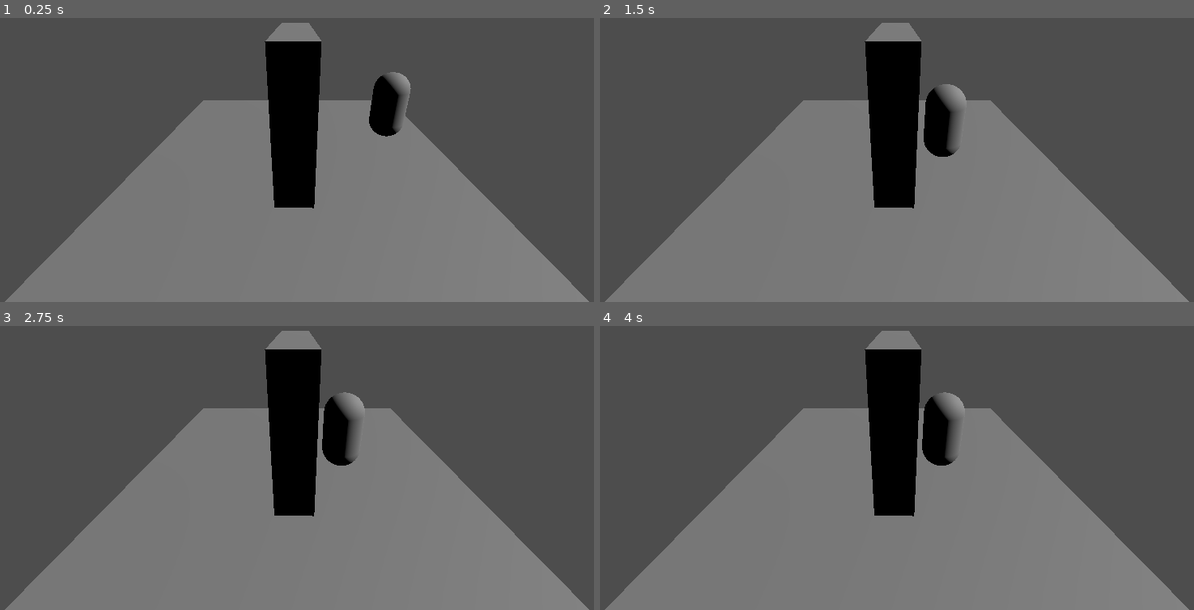
Above: before the commit, frames 1-4 (two rows, left to right).
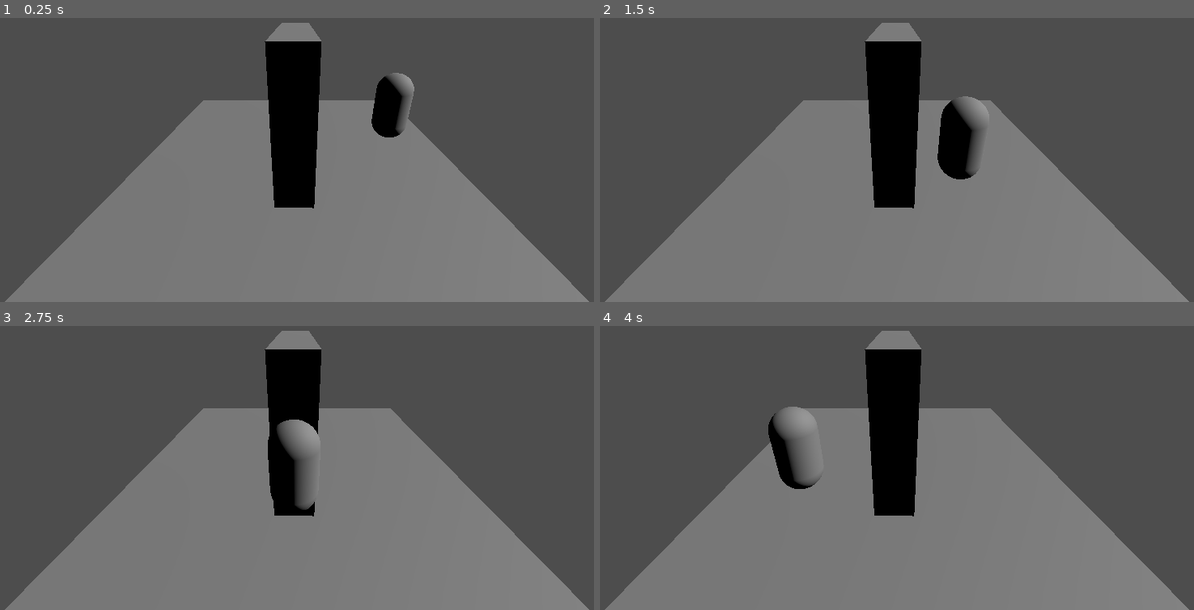
Above: after the commit, the same moments.

Repository: MrDragonMister/Raid_And_Rescue
Game: Godot game, scene res://scenes/test.tscn
Same seed, same stepped clock (60 frames per second), same inputs: the game is played once before the commit and once after it. This scene is started directly instead of the project's main scene.
Inputs (mouse positions are in pixels of both pictures, inside the frame that each line leads up to):
- Up to frame 1 (0.25 s): no input
- Up to frame 2 (1.5 s): move the mouse to (1033, 103) at 0.52 s; hold D (move_right) 0.53-1.28 s; click (1033, 103) at 0.6 s; tap Space (jump) at 0.77 s; move the mouse to (760, 140) at 1.27 s; hold S (move_backwards) from 1.28 s (still down); tap Shift (crouch) at 1.35 s
- Up to frame 3 (2.75 s): tap Space (jump) at 1.52 s; move the mouse to (356, 348) at 2.02 s; release S (move_backwards) at 2.03 s; hold D (move_right) from 2.03 s (still down); right-click (356, 348) at 2.1 s
- Up to frame 4 (4 s): move the mouse to (855, 502) at 2.77 s; release D (move_right) at 2.78 s; hold W (move_forwards) 2.78-3.53 s; tap C (spawn enemy) at 2.85 s; tap Space (jump) at 3.02, 3.77 s; move the mouse to (1081, 482) at 3.52 s; hold A (move_left) from 3.53 s (still down); click (1081, 482) at 3.6 s

The runs differ from the first frame. In frame 1, 0.5% of the frame differs, in the area x 62-70%, y 19-43%; in frame 2, 2.2%; in frame 3, 2.7%, in the area x 45-62%, y 23-65%; in frame 4, 2.5%.

Commit message:
added enemy attack logic

Diff:
--- a/scenes/test.tscn
+++ b/scenes/test.tscn
@@ -1,7 +1,6 @@
-[gd_scene load_steps=8 format=3 uid="uid://cqltxgqp36rr2"]
+[gd_scene load_steps=7 format=3 uid="uid://cqltxgqp36rr2"]
 
 [ext_resource type="Script" path="res://scripts/test_enemy.gd" id="1_vw2xd"]
-[ext_resource type="Script" path="res://scripts/target.gd" id="2_g1wax"]
 
 [sub_resource type="NavigationMesh" id="NavigationMesh_ml6k7"]
 vertices = PackedVector3Array(3, 1, -1, 3.25, 1, 0, 4.5, 1, 0, 4.5, 1, -4.5, -4.5, 1, 0, -3, 1, 0, -2.75, 1, -1, -4.5, 1, -4.5, 3, 1, 1.25, 4.5, 1, 4.5, -2.75, 1, 1.25, -4.5, 1, 4.5)
@@ -62,5 +61,4 @@
 [node name="NavigationAgent3D" type="NavigationAgent3D" parent="CharacterBody3D"]
 
 [node name="target" type="Marker3D" parent="."]
-transform = Transform3D(1, 0, 0, 0, 1, 0, 0, 0, 1, -1.33618, 0.995941, 0.594583)
-script = ExtResource("2_g1wax")
+transform = Transform3D(1, 0, 0, 0, 1, 0, 0, 0, 1, -1.9423, 0.995941, -2.95338)
--- a/scripts/enemy.gd
+++ b/scripts/enemy.gd
@@ -14,10 +14,11 @@
 	position = Global.enemy_spawn_pos
 
 func _process(delta: float) -> void:
-	"""
-	if nav.distance_to_target() <= 10:
+
+	if nav.distance_to_target() <= player.WEAPON_FORWARD_RANGE:
+		# the enemy always looks at the player so an angle check is not needed
 		print("attack")
-	"""
+
 	# Get the camera from the current viewport
 	var camera = get_viewport().get_camera_3d()
 	if camera:
--- a/scripts/global.gd
+++ b/scripts/global.gd
@@ -1,12 +1,8 @@
 extends Node
 
-@onready var target_pos = Vector3()
 @onready var player_pos = Vector3.ZERO
 @onready var enemy_spawn_pos = Vector3.ZERO
 @onready var amount_of_enemies = 1
-
-func set_target(new_target_pos):
-	target_pos = new_target_pos
 
 func set_player_pos(new_player_pos):
 	player_pos = new_player_pos
--- a/scripts/target.gd
+++ /dev/null
@@ -1,4 +0,0 @@
-extends Marker3D
-
-func _physics_process(delta):
-	Global.set_target(position)
--- a/scripts/test_enemy.gd
+++ b/scripts/test_enemy.gd
@@ -4,12 +4,13 @@
 var accel = 10
 
 @onready var nav: NavigationAgent3D = $NavigationAgent3D
+@onready var target = $"../target"
 
 func _physics_process(delta):
 
 	var direction = Vector3()
 
-	nav.target_position = Global.target_pos
+	nav.target_position = target.position
 
 	direction = nav.get_next_path_position() - global_position
 	direction = direction.normalized()
